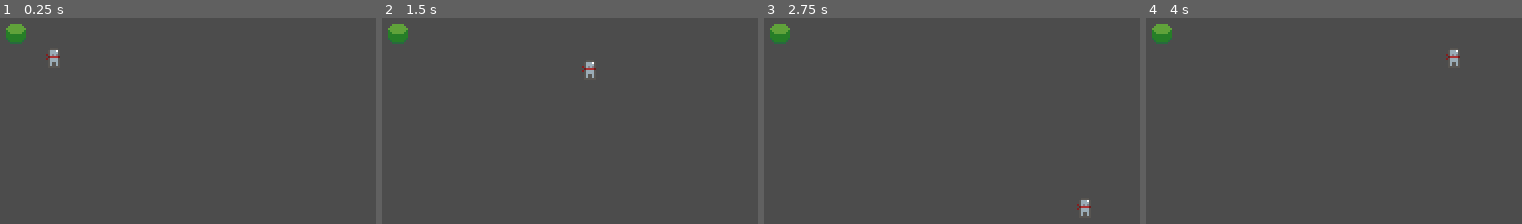
Above: before the commit, frames 1-4 (left to right).
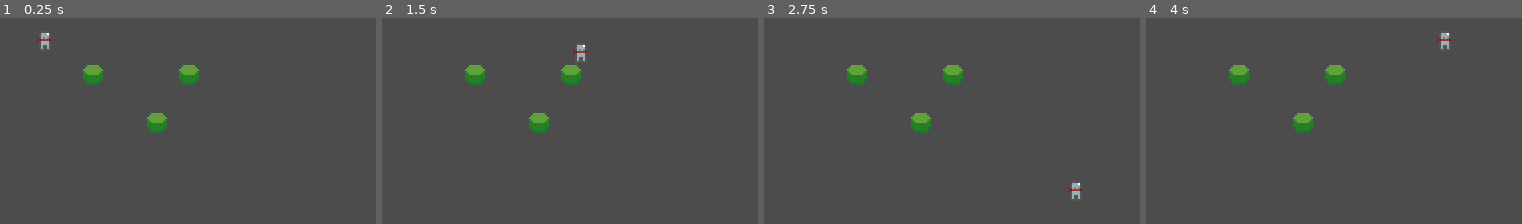
Above: after the commit, the same moments.

Repository: jxprovost/Final_Project-Team_5
Game: Godot game, scene res://World/World.tscn
The game is run twice, just before and just after one commit, with the same random seed, the same clock (stepped at 60 frames per second) and the same inputs.
Inputs:
- Up to frame 1 (0.25 s): no input
- Up to frame 2 (1.5 s): tap Enter at 0.5 s; hold Right (ui_right) 0.53-1.28 s; hold Down (ui_down) from 1.28 s (still down)
- Up to frame 3 (2.75 s): release Down (ui_down) at 2.03 s; hold Right (ui_right) from 2.03 s (still down)
- Up to frame 4 (4 s): release Right (ui_right) at 2.78 s; hold Up (ui_up) 2.78-3.53 s; hold Left (ui_left) from 3.53 s (still down)

The runs differ from the first frame. In frame 1, 2.1% of the frame differs, in the area x 1-53%, y 2-56%; in frame 2, 2.1%; in frame 3, 2.1%; in frame 4, 2.1%.

Commit message:
Add depth to environment

Diff:
--- a/Project/Player/Player.tscn
+++ b/Project/Player/Player.tscn
@@ -12,17 +12,17 @@
 } ]
 
 [sub_resource type="CapsuleShape2D" id=2]
-radius = 2.0
-height = 2.0
+radius = 1.0
+height = 4.0
 
 [node name="Player" type="KinematicBody2D"]
 script = ExtResource( 2 )
 
 [node name="AnimatedSprite" type="AnimatedSprite" parent="."]
+position = Vector2( 0, -4 )
 frames = SubResource( 1 )
 animation = "Idle"
 
 [node name="CollisionShape2D" type="CollisionShape2D" parent="."]
-position = Vector2( 0, 3 )
 rotation = -1.5708
 shape = SubResource( 2 )
--- /dev/null
+++ b/Project/World/Scenery/Bush.tscn
@@ -0,0 +1,17 @@
+[gd_scene load_steps=3 format=2]
+
+[ext_resource path="res://World/Scenery/Bush.png" type="Texture" id=1]
+
+[sub_resource type="CapsuleShape2D" id=1]
+radius = 2.0
+height = 6.0
+
+[node name="Bush" type="StaticBody2D"]
+
+[node name="Sprite" type="Sprite" parent="."]
+position = Vector2( 0, -3 )
+texture = ExtResource( 1 )
+
+[node name="CollisionShape2D" type="CollisionShape2D" parent="."]
+rotation = -1.5708
+shape = SubResource( 1 )
--- a/Project/World/World.tscn
+++ b/Project/World/World.tscn
@@ -1,13 +1,18 @@
 [gd_scene load_steps=3 format=2]
 
 [ext_resource path="res://Player/Player.tscn" type="PackedScene" id=1]
-[ext_resource path="res://World/Bush.png" type="Texture" id=2]
+[ext_resource path="res://World/Scenery/Bush.tscn" type="PackedScene" id=2]
 
-[node name="World" type="Node2D"]
-
-[node name="Bush" type="Sprite" parent="."]
-position = Vector2( 9.64244, 8.54274 )
-texture = ExtResource( 2 )
+[node name="World" type="YSort"]
 
 [node name="KinematicBody2D" parent="." instance=ExtResource( 1 )]
-position = Vector2( 28.4825, 20.4849 )
+position = Vector2( 24, 16 )
+
+[node name="Bush" parent="." instance=ExtResource( 2 )]
+position = Vector2( 48, 32 )
+
+[node name="Bush2" parent="." instance=ExtResource( 2 )]
+position = Vector2( 96, 32 )
+
+[node name="Bush3" parent="." instance=ExtResource( 2 )]
+position = Vector2( 80, 56 )
Renamed: Project/World/Bush.png -> Project/World/Scenery/Bush.png
Not shown, changed: Project/World/Scenery/Bush.png.import
